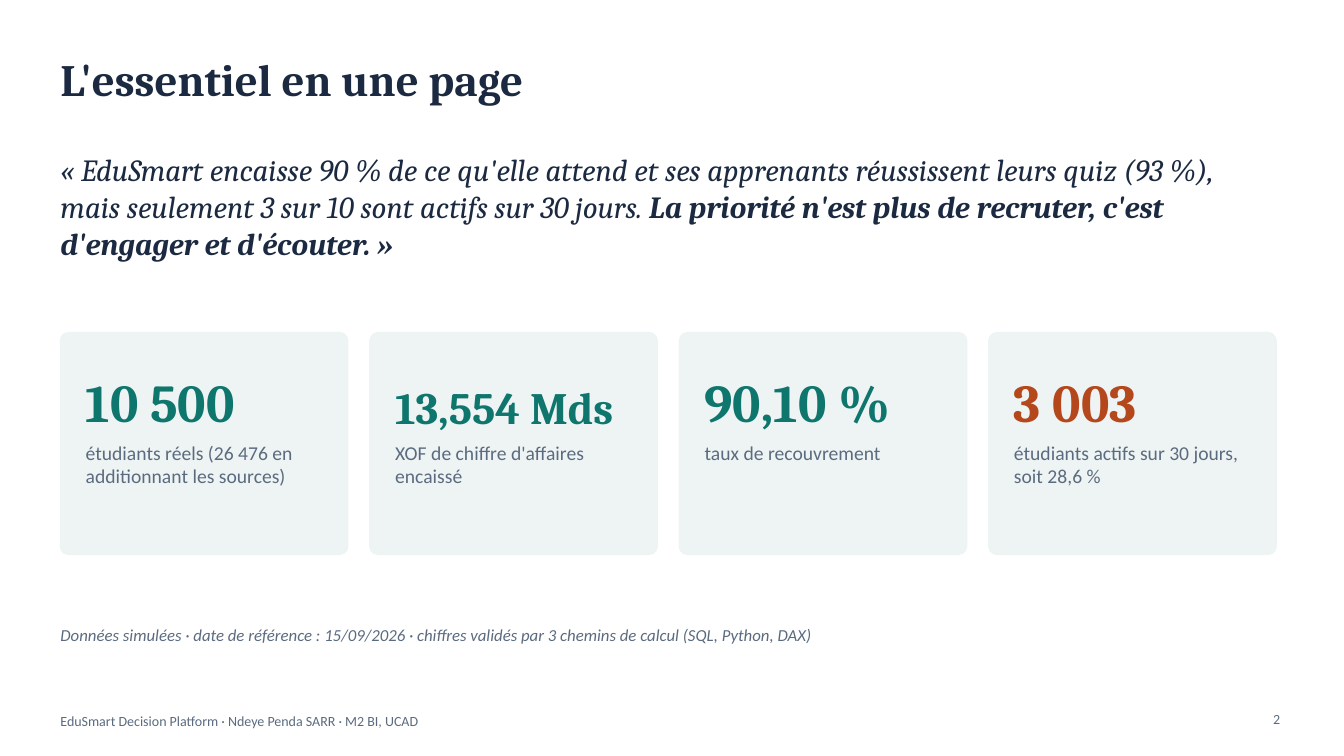
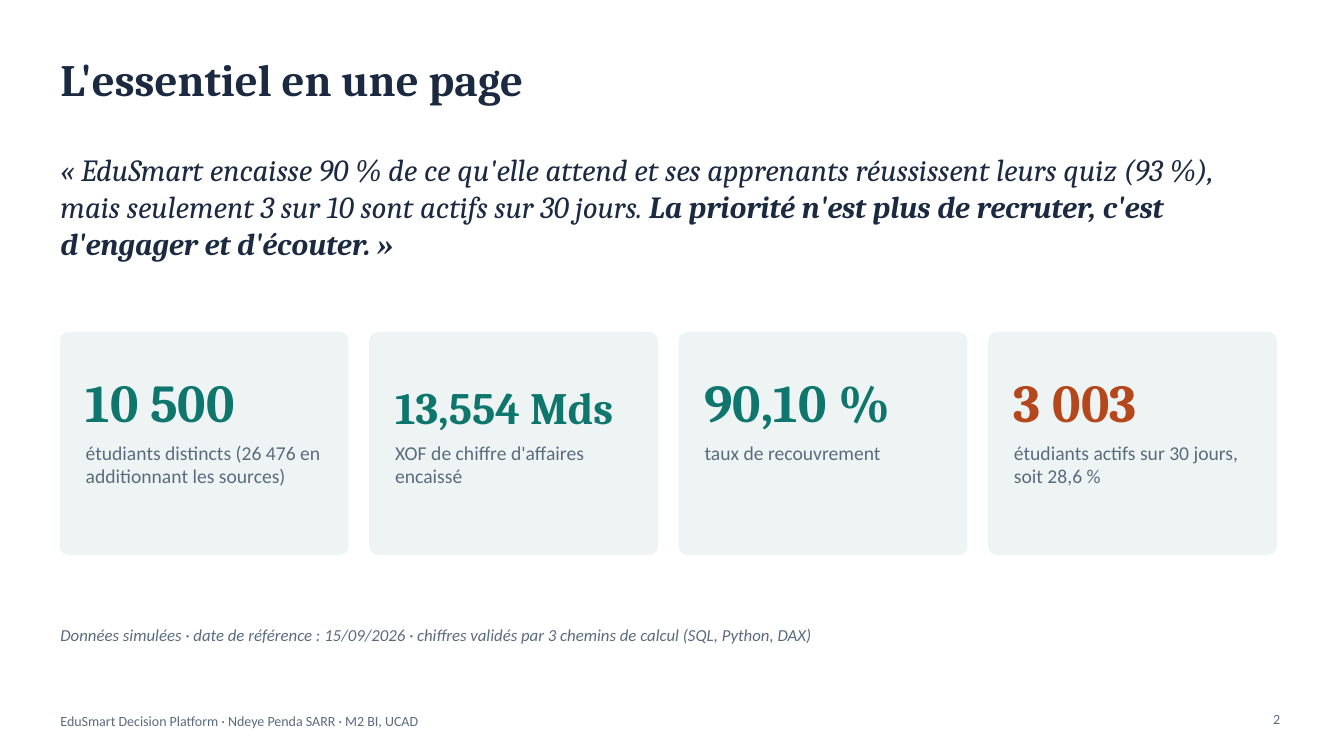
Before and after one commit to NdeyePendaSarr/edusmart-decision-platform, a slide deck: slide 2 of presentation/EduSmart_presentation.pptx. Drawn at 1344x756 pixels with LibreOffice and Linux fonts; fonts in the diff are those of the drawing. Boxes give left, top, right and bottom in pixels: in the first picture for what was removed or moved away, otherwise in the second. Text is boxed around its words. In the diff, an @@ line names an element or a change of style, - is before the commit and + after.

Commit message:
Présentation : formulations alignées sur les données simulées
Diapositives 2, 5 et 21 : personnes et étudiants distincts, réserve sur la
conclusion. Le fichier repart de la version Git.

```diff
--- a/presentation/EduSmart_presentation.pptx
+++ b/presentation/EduSmart_presentation.pptx
@@ text at [86, 446, 320, 486]: text changed @@
-étudiants réels (26 476 en additionnant les sources)
+étudiants distincts (26 476 en additionnant les sources)
```
Also in this commit, not shown: 2 other slides changed.
